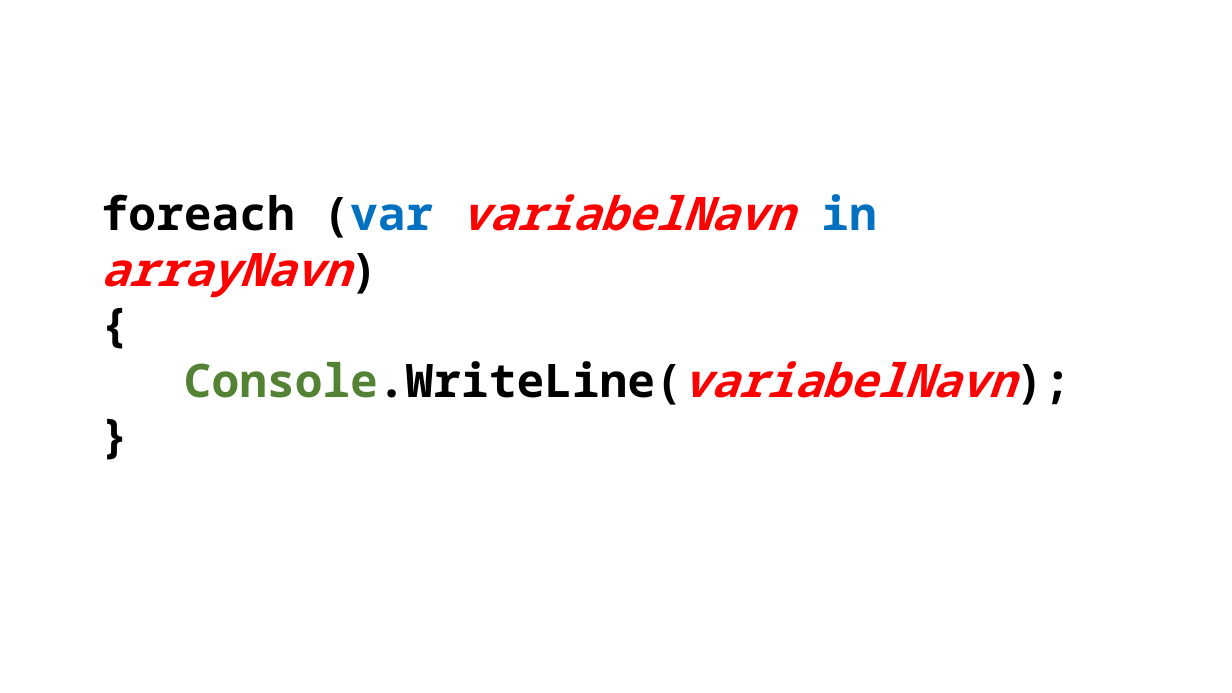
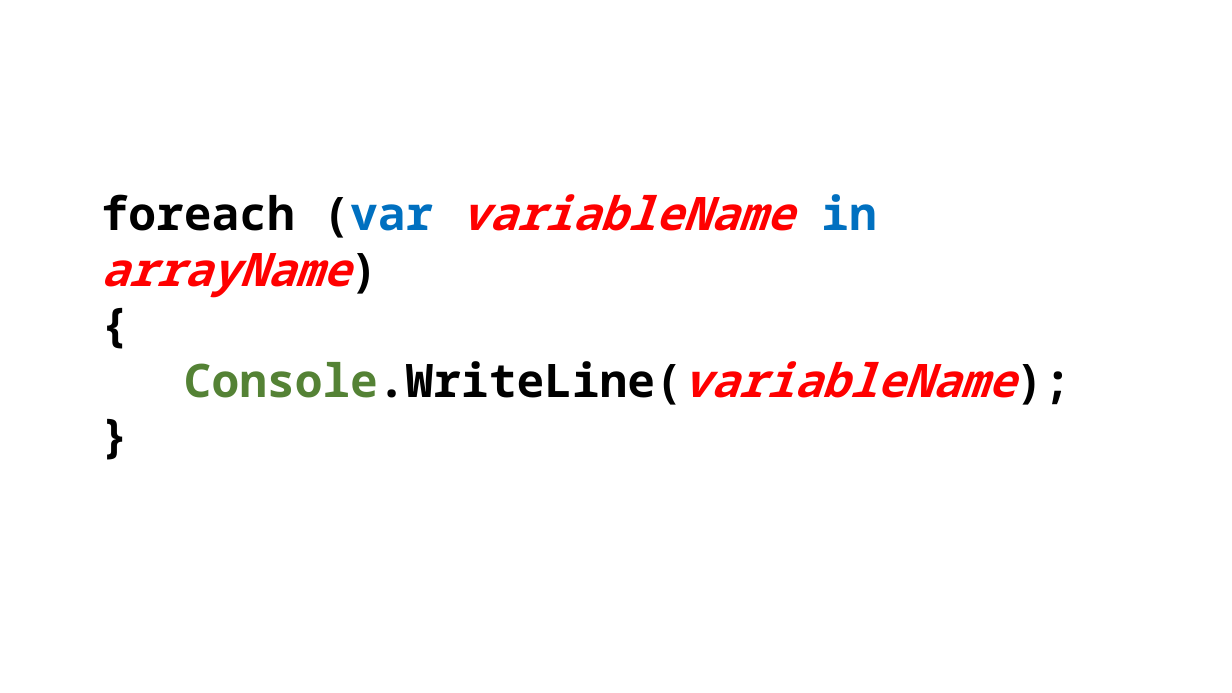
Before and after one commit to perl-easj/Teaching-materials, a slide deck: slide 23 of CSharpProgramming/Presentations/ProgPartII/Lists.pptx. Drawn at 1232x693 pixels with LibreOffice and Linux fonts; fonts in the diff are those of the drawing. Boxes give left, top, right and bottom in pixels: in the first picture for what was removed or moved away, otherwise in the second. Text is boxed around its words. In the diff, an @@ line names an element or a change of style, - is before the commit and + after.

```diff
--- a/CSharpProgramming/Presentations/ProgPartII/Lists.pptx
+++ b/CSharpProgramming/Presentations/ProgPartII/Lists.pptx
@@ text at (101, 194, 876, 298): text changed @@
-foreach (var variabelNavn in arrayNavn)
+foreach (var variableName in arrayName)
@@ text at (184, 361, 1016, 405): text changed @@
-Console.WriteLine(variabelNavn);
+Console.WriteLine(variableName);
```
Also in this commit, not shown: 19 other slides changed, 9 other files.
